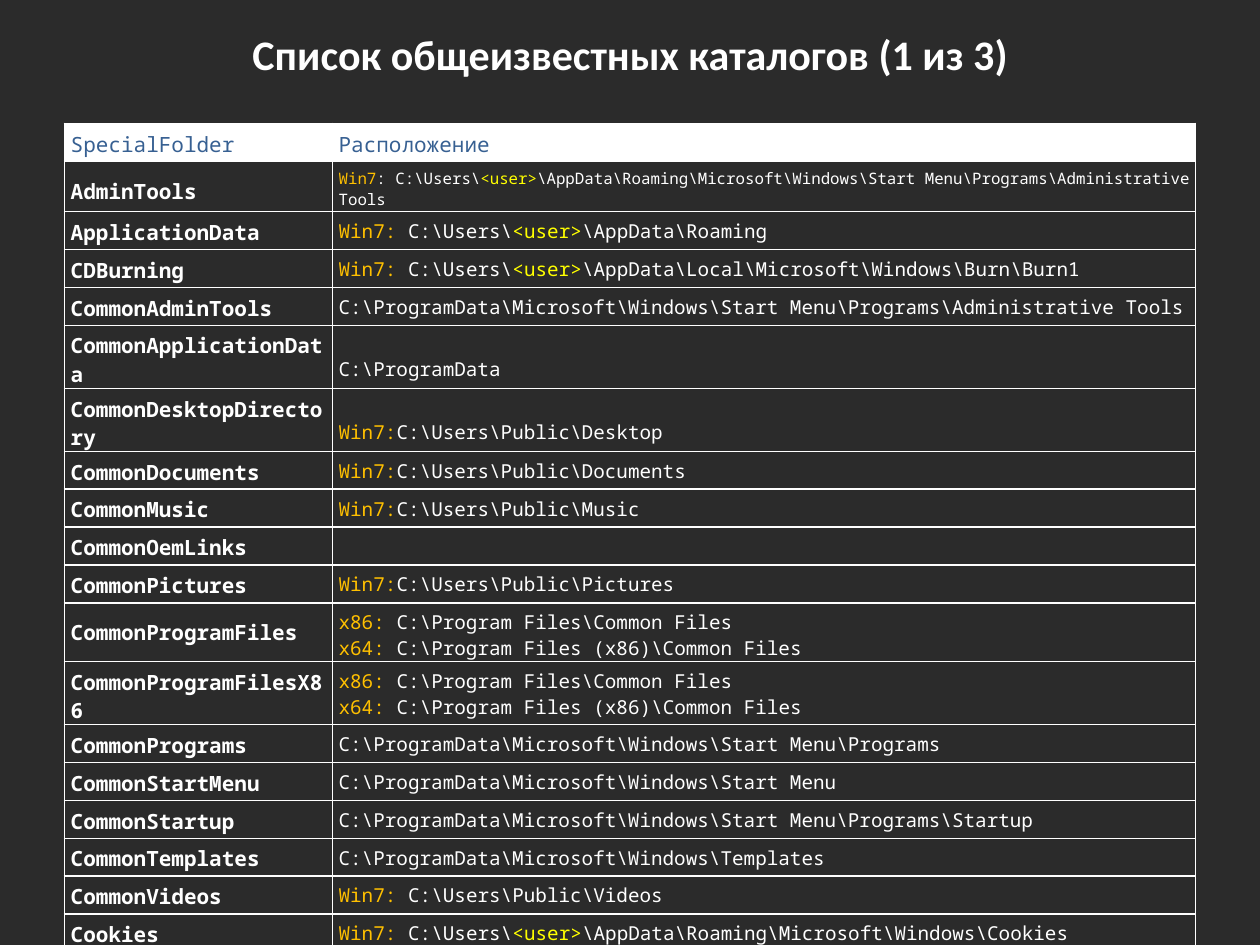
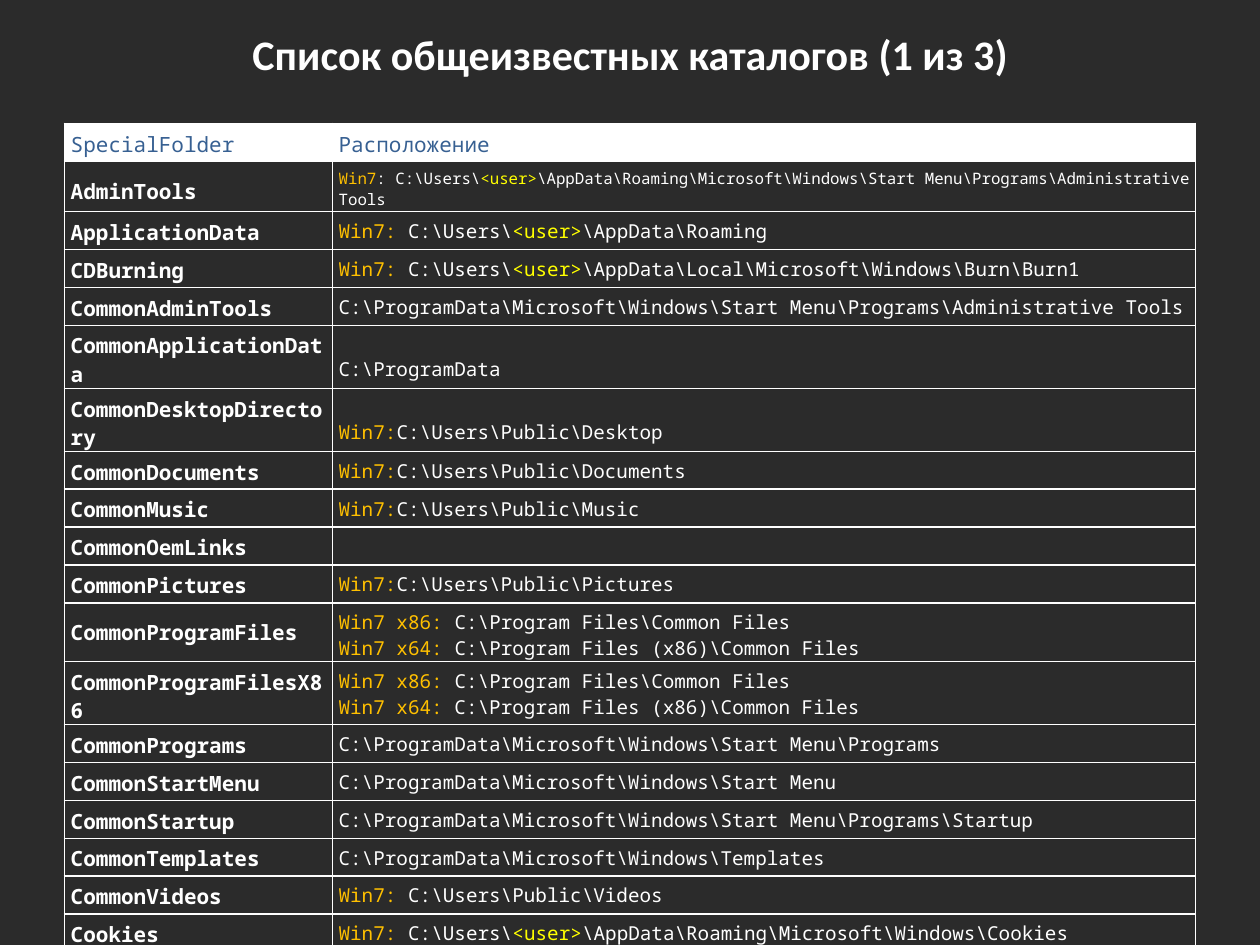
Before and after one commit to bazile/Training, a slide deck: slide 27 of Presentation/lesson-04-io.pptx (slide 22 before the commit). Drawn at 1260x945 pixels with LibreOffice and Linux fonts; fonts in the diff are those of the drawing; background and template pictures are left out; a plain dark background stands for a picture behind light text. Boxes give left, top, right and bottom in pixels: in the first picture for what was removed or moved away, otherwise in the second. Text is boxed around its words. In the diff, an @@ line names an element or a change of style, - is before the commit and + after.

```diff
--- a/Presentation/lesson-04-io.pptx
+++ b/Presentation/lesson-04-io.pptx
@@ table at bbox=[64, 123, 1196, 945] @@
-row 12, column 2: x86: C:\Program Files\Common Files / x64: C:\Program Files (x86)\Common Files
+row 12, column 2: Win7 x86: C:\Program Files\Common Files / Win7 x64: C:\Program Files (x86)\Common Files
-row 13, column 2: x86: C:\Program Files\Common Files / x64: C:\Program Files (x86)\Common Files
+row 13, column 2: Win7 x86: C:\Program Files\Common Files / Win7 x64: C:\Program Files (x86)\Common Files
```
Also in this commit, not shown: 6 other slides changed, 6 slides added, 2 other files.
